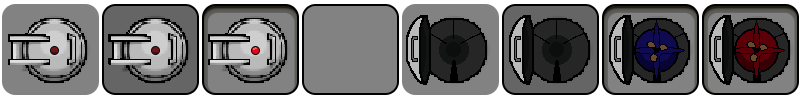
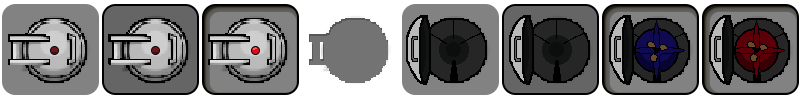
Comparing the layer stacks of the two 800 × 100 images. Changes:
added layer "Door 1 copy 8" above "Door 1" over <box>309,15,392,86</box>
hid "Rectangle 1 copy 3" over <box>302,4,399,95</box>
